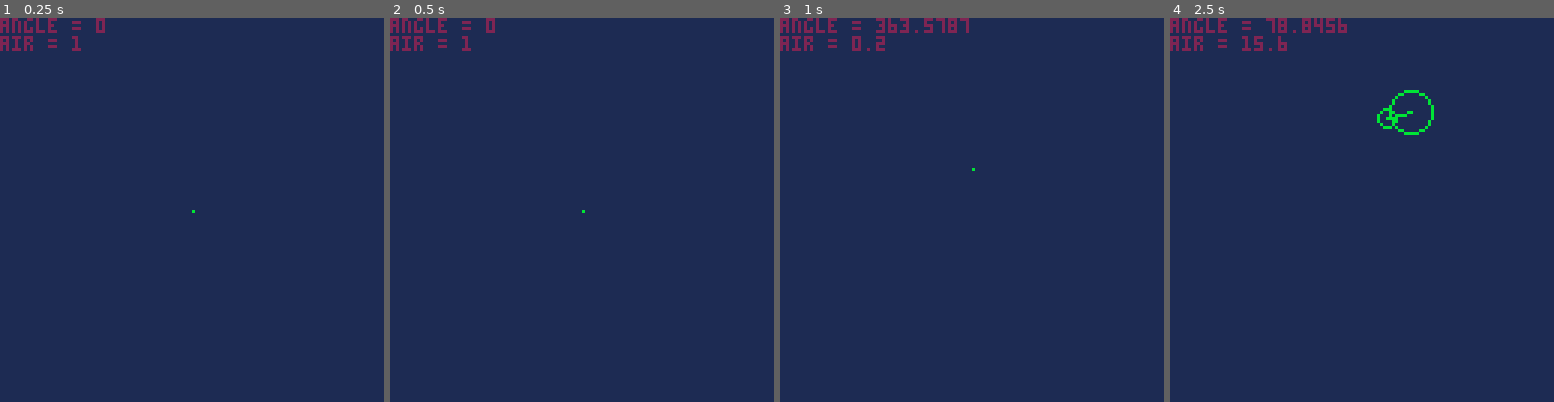
Above: before the commit, frames 1-4 (left to right).
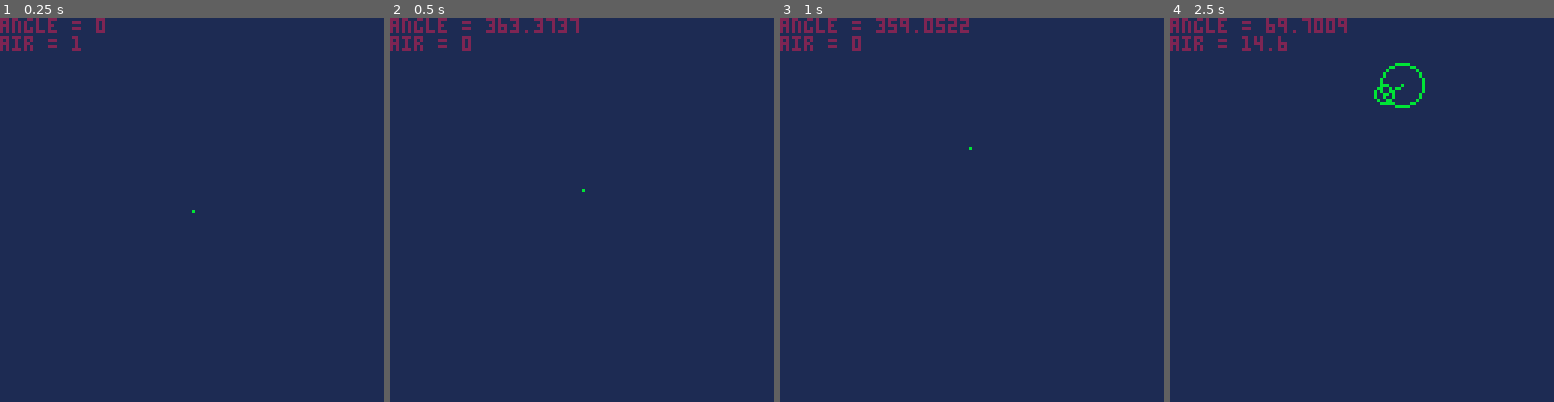
Above: after the commit, the same moments.

Repository: trivorak/p8
Game: PICO-8 cartridge balloon.p8
Two runs of this game, one before a commit and one after it. Both use one fixed random seed, a clock stepped at 60 frames per second and the inputs below.
Inputs:
- Up to frame 1 (0.25 s): no input
- Up to frame 2 (0.5 s): tap X (X key) at 0.33 s
- Up to frame 3 (1 s): tap O (Z key) at 0.7 s
- Up to frame 4 (2.5 s): tap X (X key) at 1.07, 1.85 s; hold Right 1.6-2.1 s; tap O (Z key) at 1.7, 2.1 s; hold Up 2.15-2.42 s; hold Right from 2.47 s (still down)

Frame 1 is identical in both runs. In frame 2, 0.4% of the frame differs, in the area x 18-51%, y 0-51%; in frame 3, 0.2%; in frame 4, 0.9%, in the area x 21-69%, y 0-31%.

Commit message:
added released functions

Diff:
--- a/balloon.p8
+++ b/balloon.p8
@@ -72,7 +72,17 @@
 		angle = angle + currentrandom
 		lastrandom = currentrandom
 		air -= 0.4
-	end
+
+		if air < 25 then
+			air -= 1.0
+		end
+	end
+
+	if (btn(5)) then rel=true end
+
+	if (air>0) and (rel==true) then moveballoon() end
+
+	if air==0 then rel=false end
 
 	--mod angle
 	angle = mod(angle,365)
@@ -119,6 +128,20 @@
 
 function cosy(rad,ang)
 	return rad*cos(ang/365)
+end
+
+function moveballoon()
+	cx = cx + mvx * -1 * invxv
+	cy = cy + mvy * -1 * invyv
+	currentrandom = rnd(10)-5 + lastrandom/1.08
+	angle = angle + currentrandom
+	lastrandom = currentrandom
+	air -= 0.4
+
+	if air < 25 then
+		air -= 1.0
+	end
+
 end
 
 __gfx__
